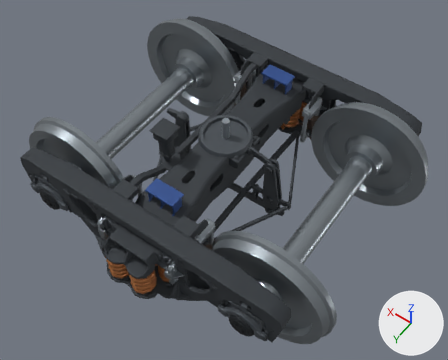
A saved change to the glTF model models/bogie_tk.glb.
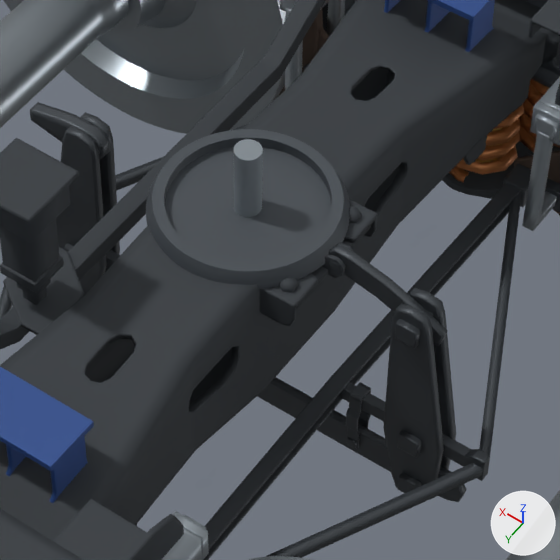
Old and new are each drawn whole from a 50 mm lens placed at (-1.894, 2.675, 4.461), pointed at (-0.062, 0.11, 0.432) and again close up on the part from 35% to 69% of the width and 22% to 64% of the height. Every picture has the same lights, and +X, +Y and +Z are marked at lower right. The older version's two pictures come first.

The scene before the commit, as lines of its bpy script (objects in view):
```python
me_bg_wheel_p_lathe = bpy.data.meshes.new('bg_wheel_p_lathe')
me_bg_wheel_p_lathe.from_pydata(...)  # 7168 vertices, 13824 faces; spans x 0.4..1.44, y -0.85..0.85, z -0.03..1.01
me_bg_wheel_p_lathe.materials.append(mat_bg_wheel)  # grey #8d959b
me_m_bg_spring_outer_n = bpy.data.meshes.new('m_bg_spring_outer_n')
me_m_bg_spring_outer_n.from_pydata(...)  # 1456 vertices, 2856 faces; spans x -0.308..0.302, y -1.291..-0.722, z 0.326..0.6
me_m_bg_spring_outer_n.materials.append(mat_bg_spring_outer)  # brown #b0703f
me_m_bg_tie_rod_001 = bpy.data.meshes.new('m_bg_tie_rod.001')
me_m_bg_tie_rod_001.from_pydata(...)  # 870 vertices, 1720 faces; spans x -0.592..0.59, y -0.031..0.03, z 0.203..0.417
me_m_bg_tie_rod_001.materials.append(mat_bg_tie_rod)  # dark grey #474c51
ob_bg_spring_outer_n = bpy.data.objects.new('bg_spring_outer_n', me_m_bg_spring_outer_n)
ob_bg_spring_outer_n.location = (0.0, 0.0, 0.0)
ob_bg_tie_rod = bpy.data.objects.new('bg_tie_rod', me_m_bg_tie_rod_001)
ob_bg_tie_rod.location = (0.0, 0.0, 0.0)
ob_bg_wheel_p = bpy.data.objects.new('bg_wheel_p', me_bg_wheel_p_lathe)
ob_bg_wheel_p.location = (0.0, 0.0, 0.0)
# also in view: 'bg_center_bowl' at (-0.001, 0.0, 0.834); 'bg_king_pin' at (-0.001, 0.0, 0.908); 'bg_lever_n' at (-0.371, 0.0, 0.52); 'bg_side_bearer' at (0.0, -0.001, 0.842); 'bg_triangel_p' at (0.431, -0.001, 0.392)
```
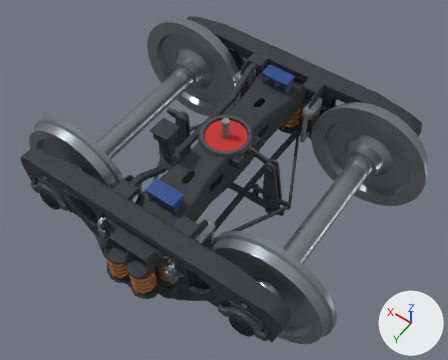
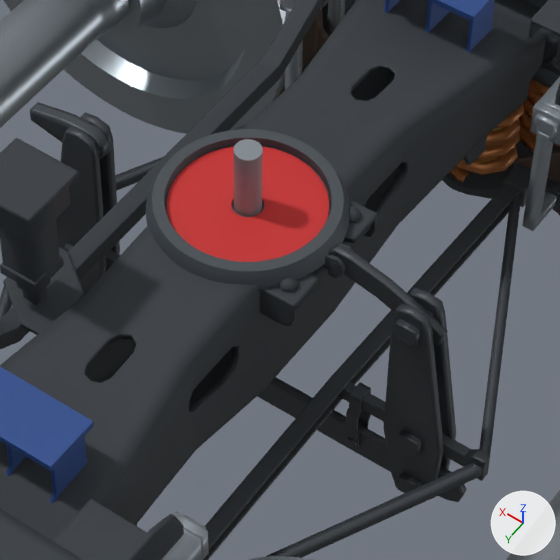
The change, as a diff of the scene's bpy script:
```diff
--- a/models/bogie_tk.glb.py
+++ b/models/bogie_tk.glb.py
@@ mat_bg_wear_pad @@
+mat_bg_wear_pad = principled_material('bg_wear_pad')
+mat_bg_wear_pad.base_color = (0.565, 0.0212, 0.0212)  # red #c62828
+mat_bg_wear_pad.roughness = 0.7
@@ me_m_bg_wear_pad @@
+me_m_bg_wear_pad.from_pydata(...)  # 384 vertices, 768 faces; spans x -0.173..0.171, y -0.172..0.172, z 0.829..0.836
+me_m_bg_wear_pad.materials.append(mat_bg_wear_pad)  # red #c62828
@@ ob_bg_wear_pad @@
+ob_bg_wear_pad = bpy.data.objects.new('bg_wear_pad', me_m_bg_wear_pad)
+ob_bg_wear_pad.location = (0.0, 0.0, 0.0)
```

Pixel boxes (x1, y1, x2, y2) of what changed, in the close-ups (560 x 560 px):
'bg_wear_pad', added (red)
    after: (167, 146, 329, 262)
